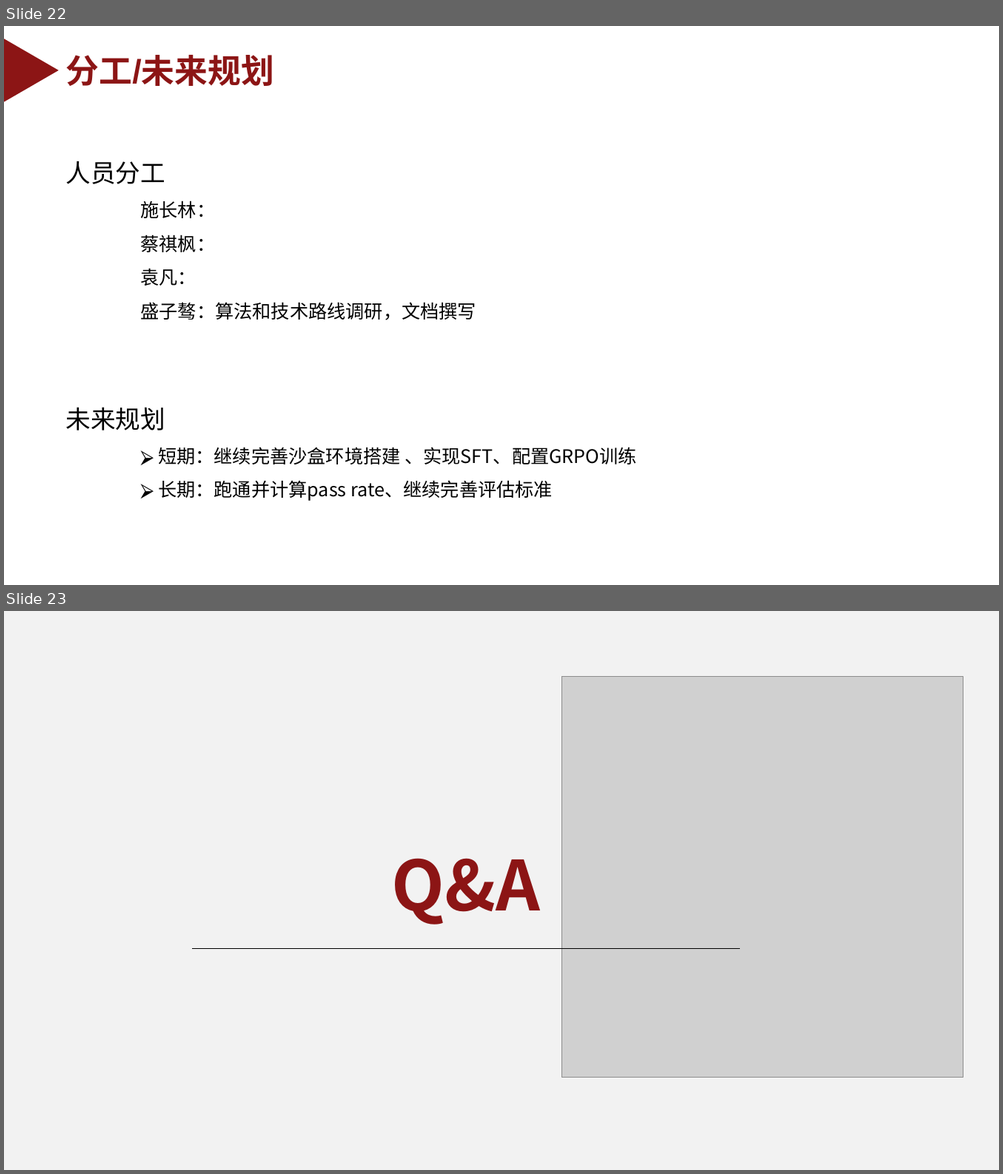
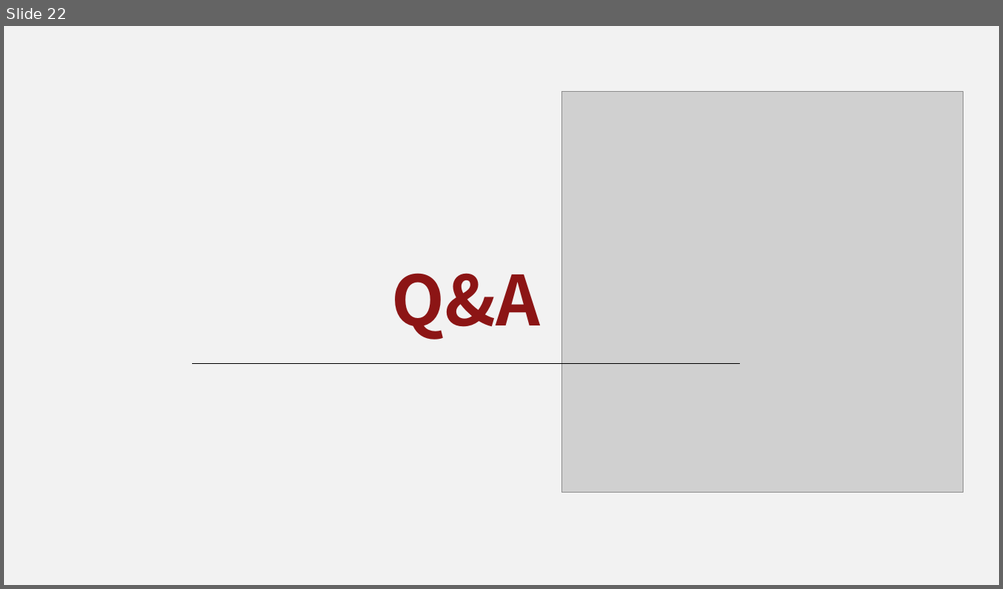
Before and after one commit to YangFan0918/assignment-submission-template, a slide deck: 汇报ppt.pptx. Shown one above the other, each under a label of ours: slides 22 and 23 before the commit, slide 22 after it. The pictures are 1003x1174 and 1003x589 pixels, drawn with LibreOffice and Linux fonts; fonts in the diff are those of the drawing; grey boxes stand for pictures; background and template pictures are left out. Boxes give left, top, right and bottom in pixels: in the first picture for what was removed or moved away, otherwise in the second. Text is boxed around its words. In the diff, an @@ line names an element or a change of style, - is before the commit and + after.

```diff
--- a/汇报ppt.pptx
+++ b/汇报ppt.pptx
@@ slide 22 removed at (4, 26, 999, 585), background #FFFFFF @@
@@ triangle removed at (4, 39, 59, 102) @@
@@ text removed at (66, 55, 274, 86) @@
-分工/未来规划
@@ text removed at (66, 161, 637, 501) @@
-人员分工
-施长林：
-蔡祺枫：
-袁凡：
-盛子骜：算法和技术路线调研，文档撰写
-未来规划
-⮚ 短期：继续完善沙盒环境搭建 、实现SFT、配置GRPO训练
-⮚ 长期：跑通并计算pass rate、继续完善评估标准
@@ what was slide 23 is now slide 22 @@
```
Also in this commit, not shown: 7 slides changed, 12 slides added, 12 other slides removed, 3 other files.
